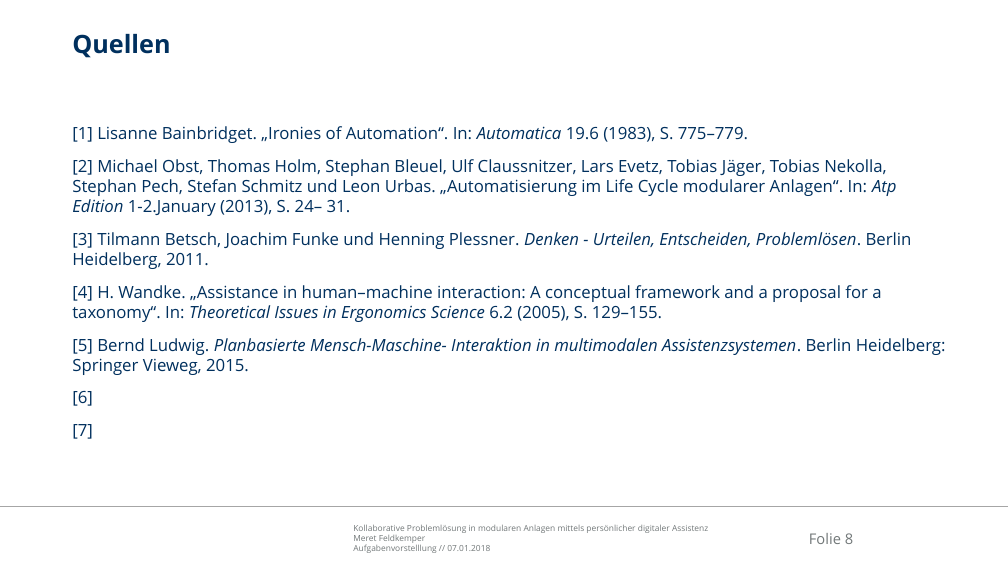
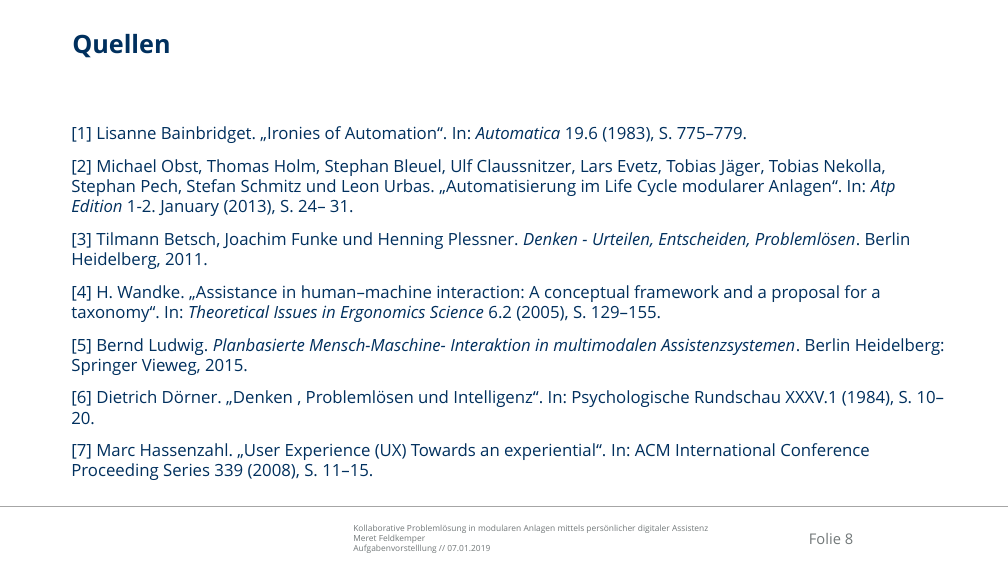
Before and after one commit to Ral3007/Diplomarbeit, a slide deck: slide 8 of Dokumente/Präsentationen/2019-01-07_DA_Feldkemper_Aufgabenvorstellung.pptx. Drawn at 1008x567 pixels with LibreOffice and Linux fonts; fonts in the diff are those of the drawing; background and template pictures are left out. Boxes give left, top, right and bottom in pixels: in the first picture for what was removed or moved away, otherwise in the second. Text is boxed around its words. In the diff, an @@ line names an element or a change of style, - is before the commit and + after.

```diff
--- a/Dokumente/Präsentationen/2019-01-07_DA_Feldkemper_Aufgabenvorstellung.pptx
+++ b/Dokumente/Präsentationen/2019-01-07_DA_Feldkemper_Aufgabenvorstellung.pptx
@@ text at [71,159,895,216]: spaces changed @@
-[2] Michael Obst, Thomas Holm, Stephan Bleuel, Ulf Claussnitzer, Lars Evetz, Tobias Jäger, Tobias Nekolla, Stephan Pech, Stefan Schmitz und Leon Urbas. „Automatisierung im Life Cycle modularer Anlagen“. In: Atp Edition 1-2.January (2013), S. 24– 31.
+[2] Michael Obst, Thomas Holm, Stephan Bleuel, Ulf Claussnitzer, Lars Evetz, Tobias Jäger, Tobias Nekolla, Stephan Pech, Stefan Schmitz und Leon Urbas. „Automatisierung im Life Cycle modularer Anlagen“. In: Atp Edition 1-2. January (2013), S. 24– 31.
@@ text at [71,390,945,480]: text changed @@
-[6]
-[7]
+[6] Dietrich Dörner. „Denken , Problemlösen und Intelligenz“. In: Psychologische Rundschau XXXV.1 (1984), S. 10–20.
+[7] Marc Hassenzahl. „User Experience (UX) Towards an experiential“. In: ACM International Conference Proceeding Series 339 (2008), S. 11–15.
```
Also in this commit, not shown: 10 other slides changed, 23 other files.
